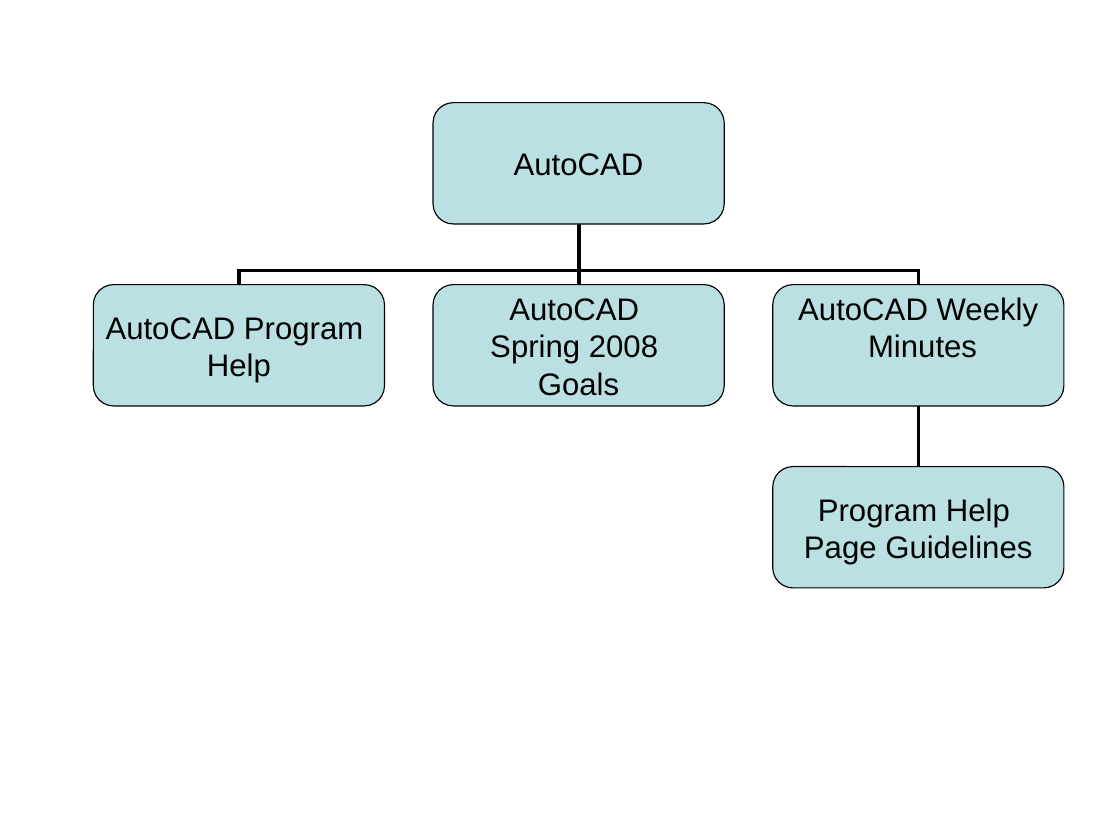
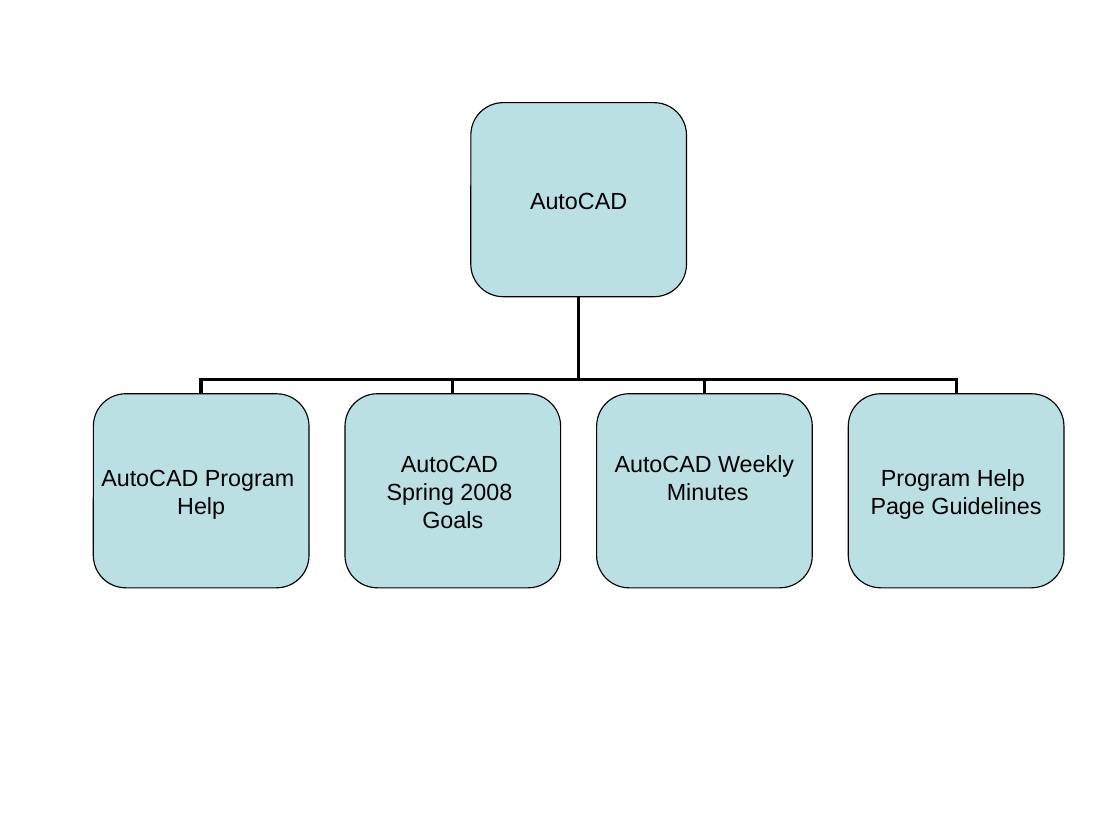
Before and after one commit to AguaClara/mathcad, a slide deck: slide 2 of wiki_map.ppt. Drawn at 1120x840 pixels with LibreOffice and Linux fonts; fonts in the diff are those of the drawing. Boxes give left, top, right and bottom in pixels: in the first picture for what was removed or moved away, otherwise in the second. Text is boxed around its words. In the diff, an @@ line names an element or a change of style, - is before the commit and + after.

```diff
--- a/wiki_map.ppt
+++ b/wiki_map.ppt
@@ rounded rectangle "AutoCAD": place and size @@
-rounded rectangle "AutoCAD" at (433,103,725,224)
+rounded rectangle "AutoCAD" at (470,103,687,297)
@@ elbow line removed from (579, 284) to (579, 224) @@
@@ elbow line moved from (239, 284) - (579, 224) to (202, 394) - (579, 297) @@
@@ elbow line added from (452, 394) to (579, 297), #000000 2.24 pt @@
@@ elbow line moved from (918, 284) - (579, 224) to (956, 394) - (579, 297) @@
@@ elbow line added from (704, 394) to (579, 297), #000000 2.24 pt @@
@@ rounded rectangle "AutoCAD Program": place and size @@
-rounded rectangle "AutoCAD Program" at (93,284,384,405)
+rounded rectangle "AutoCAD Program" at (93,394,309,588)
@@ rounded rectangle "AutoCAD": place and size @@
-rounded rectangle "AutoCAD" at (433,284,725,405)
+rounded rectangle "AutoCAD" at (345,394,561,588)
@@ size 20 to 15 pt in 5 elements at (470,103,687,297), (848,394,1064,588), (93,394,309,588), (345,394,561,588), (597,394,813,588) @@
@@ rounded rectangle "AutoCAD Weekly": place and size @@
-rounded rectangle "AutoCAD Weekly" at (773,284,1064,405)
+rounded rectangle "AutoCAD Weekly" at (597,394,813,588)
@@ rounded rectangle "Program Help": place and size @@
-rounded rectangle "Program Help" at (773,467,1064,588)
+rounded rectangle "Program Help" at (848,394,1064,588)
@@ elbow line removed from (918, 467) to (918, 405) @@
```
Also in this commit, not shown: 2 other slides changed.
